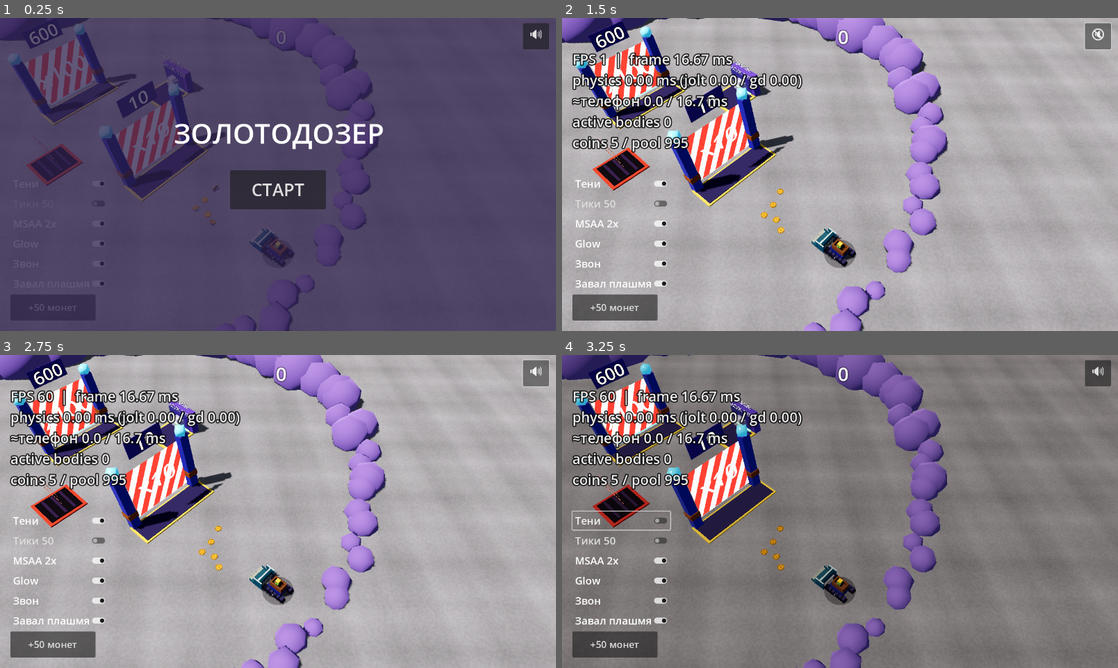
Above: before the commit, frames 1-4 (two rows, left to right).
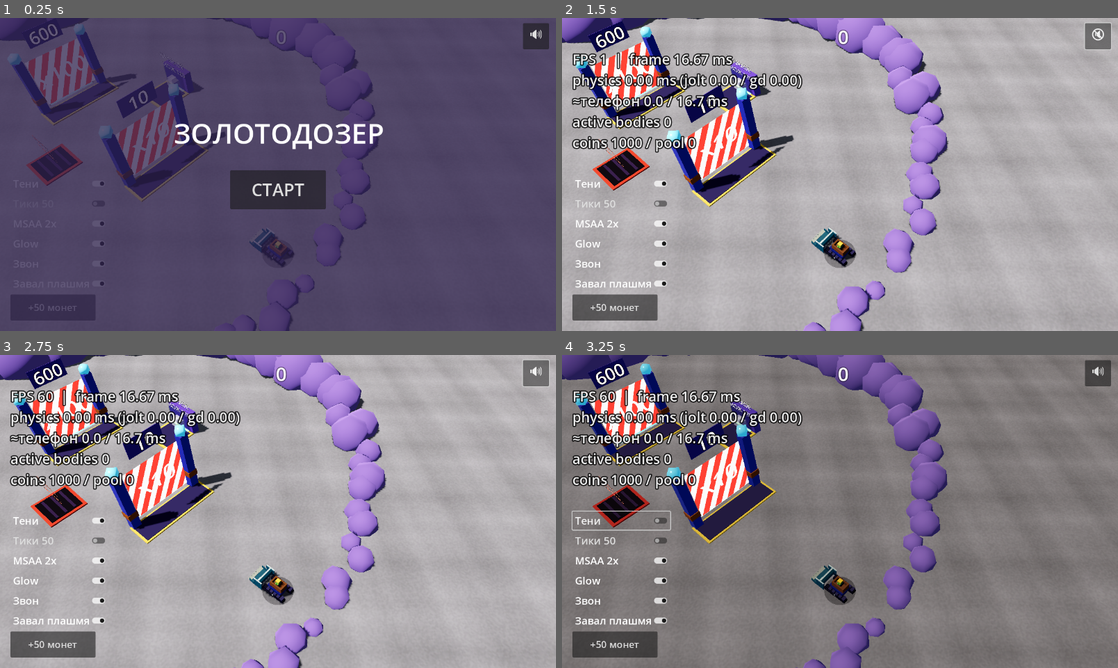
Above: after the commit, the same moments.

Repository: ui99ru/gold-harvester
Game: Godot game, scene res://scenes/game.tscn
Two runs of this game, one before a commit and one after it. Both use one fixed random seed, a clock stepped at 60 frames per second and the inputs below.
Inputs:
- Up to frame 1 (0.25 s): no input
- Up to frame 2 (1.5 s): click "СТАРТ" at 0.5 s; click "🔊" at 1.25 s
- Up to frame 3 (2.75 s): click "🔇" at 2 s
- Up to frame 4 (3.25 s): click "Тени" at 2.75 s

The runs differ from the first frame. In frame 1, less than 0.1% of the frame differs, in the area x 34-40%, y 53-67%; in frame 2, 0.6%, in the area x 8-40%, y 37-69%; in frame 3, 0.6%; in frame 4, 0.6%.
Error after the commit: Parse Error: Could not find type "ConvexHullShape3D" in the current scope. (res://scripts/coin.gd:38)

Commit message:
perf(godot): O7 — коллизия монеты convex hull вместо CylinderShape3D
Открытие: web НЕ использует позиционную модель из спеки — гоняет реальную
физику Rapier и держит 1000 бодрствующих монет за 11 мс (config.js:36).
Наш Jolt: ~150 в ковше = 500 мс. Значит патология, не «дорогая физика».

Гипотеза №1: CylinderShape3D дорог в Jolt (док рекомендует convex hull;
Rapier цилиндры дёшевы). Эксперимент с одной переменной: коллизия монеты
→ 12-гранная призма ConvexHullShape3D; меш-диск без изменений. Замер
давки в ковше — на APK.

https://claude.ai/code/session_01UZ8WSJhHHqHgisrGLfaC5C

Diff:
--- a/godot/scripts/coin.gd
+++ b/godot/scripts/coin.gd
@@ -35,7 +35,7 @@
 # dynamic-солвера Jolt, но коллайдер и видима). Возврат в dynamic при подъезде.
 var dormant := false
 
-static var _shape: CylinderShape3D
+static var _shape: ConvexHullShape3D
 static var _mesh: CylinderMesh
 static var _material: StandardMaterial3D
 static var _phys_material: PhysicsMaterial
@@ -44,9 +44,20 @@
 static func _ensure_shared() -> void:
 	if _shape:
 		return
-	_shape = CylinderShape3D.new()
-	_shape.radius = RADIUS
-	_shape.height = THICKNESS
+	# Коллизия — 12-гранная призма (ConvexHullShape), НЕ CylinderShape3D: в Jolt
+	# цилиндр-цилиндр контакты дорогие (док Jolt рекомендует convex hull), и при
+	# давке в ковше их цена взрывается. Rapier (web) цилиндры считает дёшево —
+	# отсюда разрыв 1000 монет@11мс (web) против 150@500мс (наш Jolt). Меш — диск.
+	_shape = ConvexHullShape3D.new()
+	var hull_pts := PackedVector3Array()
+	var sides := 12
+	for i in sides:
+		var ang := TAU * i / float(sides)
+		var cx := cos(ang) * RADIUS
+		var cz := sin(ang) * RADIUS
+		hull_pts.append(Vector3(cx, THICKNESS * 0.5, cz))
+		hull_pts.append(Vector3(cx, -THICKNESS * 0.5, cz))
+	_shape.points = hull_pts
 
 	_mesh = CylinderMesh.new()
 	_mesh.top_radius = RADIUS
Not shown, changed: docs/BACKLOG.md
